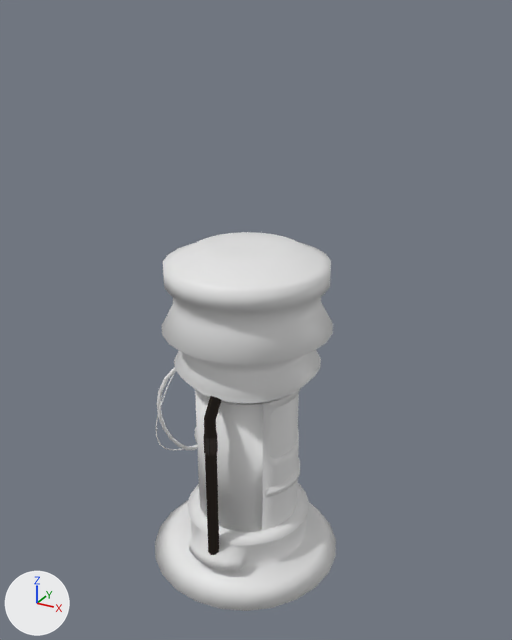
Before and after pictures for a commit that changed the Blender file EgoFractum/Assets/Models/BlendFiles/room1_props.blend.
Both versions are drawn from a 50 mm lens placed at (4.39, -7.73, 7.73), pointed at (0.08, 0.1, 3.81). Arrows for +X, +Y and +Z are at lower left; the lights stay in place. The picture after the commit comes second.

Before the edit, the objects in view are built like this:
```python
ob_body_1 = bpy.data.objects.new('BOdy', me_cylinder_002)
ob_body_1.location = (0.0, 0.0, 0.44)
ob_béziercurve = bpy.data.objects.new('BézierCurve', cu_béziercurve)
ob_béziercurve.location = (0.0, 0.0, 0.44)
ob_béziercurve_001 = bpy.data.objects.new('BézierCurve.001', cu_béziercurve_001)
ob_béziercurve_001.location = (-0.02, 0.02, 0.43)
ob_cablechambermedium1 = bpy.data.objects.new('CableChamberMedium1', cu_béziercurve_003)
ob_cablechambermedium1.parent = ob_chamber
ob_cablechambermedium1.location = (0.0, 0.0, 0.0)
ob_door = bpy.data.objects.new('Door', me_cylinder_004)
ob_door.location = (0.64, 0.0, 2.15)
ob_panel = bpy.data.objects.new('Panel', me_cylinder_005)
ob_panel.parent = ob_door
ob_panel.location = (0.0, 0.0, 0.0)
ob_pipe_thin = bpy.data.objects.new('pipe-thin', me_cylinder_033)
ob_pipe_thin.location = (0.0, 0.0, 0.436)
ob_topbase = bpy.data.objects.new('TopBase', me_cylinder_001)
ob_topbase.location = (0.0, 0.0, 0.0)
```
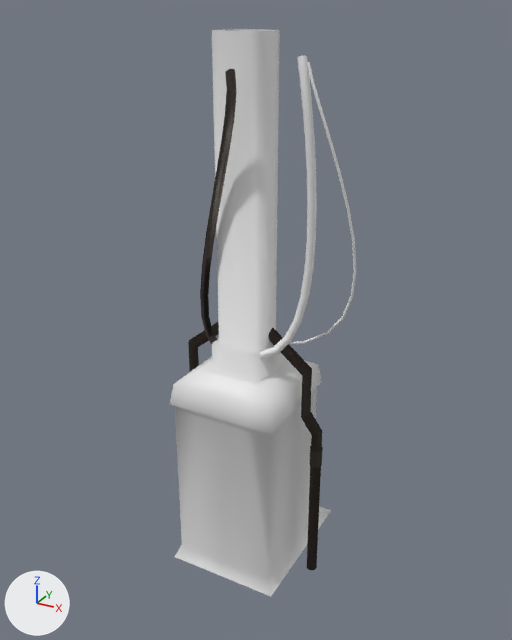
What differs and where, as boxes (x1, y1, x2, y2) in the pictures (512 x 640 px):
'ChamberSquare', added: after (170, 29, 331, 596)
'TopBase', hidden: before (155, 232, 336, 611)
'BOdy', hidden: before (195, 389, 263, 532)
'pipe-thin', reshaped, moved, turned: before (203, 396, 221, 555); after (188, 322, 323, 570)
'Door', hidden: before (262, 389, 300, 531)
'CableChamberMedium1', shown: after (259, 55, 317, 360)
'CableChamberMeidum2', shown: after (200, 69, 237, 344)
'Panel', hidden: before (270, 393, 299, 459)
'CableChamberSmall', shown: after (289, 62, 356, 345)
'BézierCurve', hidden: before (157, 367, 197, 450)
'BézierCurve.001', hidden: before (156, 372, 197, 451)

The change in detail:
me_cylinder_033 is used by ob_pipe_thin; location (0.0, 0.0, 0.436).
me_cylinder_033 had 56 vertices, 48 faces and spanned x -0.09..0.1, y 0.78..1.11, z 0.01..2.68.
me_cylinder_033 now has 72 vertices, 64 faces and spans x -0.09..0.11, y 0.04..1.18, z 0.01..3.97.
me_cylinder_033 part 1: the whole mesh is rebuilt.
Mesh me_cube_008 is new.
It has 143 vertices, 130 faces and spans x -1.67..1.67, y -1.67..2.69, z -1.5..6.0.
Object 'TopBase' (ob_topbase) is now hidden.
In object 'pipe-thin' (ob_pipe_thin), parent is now set to ob_chambersquare.
In object 'pipe-thin' (ob_pipe_thin), matrix_parent_inverse is now set to Matrix(((2.0, 0.0, 0.0, 0.0), (0.0, 2.0, 0.0, 0.0), (0.0, 0.0, 1.0, -1.5), (0.0, 0.0, 0.0, 1.0))).
Object 'pipe-thin' (ob_pipe_thin) moves from (0.0, 0.0, 0.436) to (0.0, 0.0, -0.0237).
Object 'pipe-thin' (ob_pipe_thin) turns from (0, 0, 0) to (0, 0, 90) degrees about x, y and z.
Object 'BOdy' (ob_body_1) is now hidden.
Object 'Door' (ob_door) is now hidden.
Object 'Panel' (ob_panel) is now hidden.
Object 'BézierCurve' (ob_béziercurve) is now hidden.
Object 'BézierCurve.001' (ob_béziercurve_001) is now hidden.
Object 'CableChamberMeidum2' (ob_cablechambermeidum2) is now shown.
In object 'CableChamberMeidum2' (ob_cablechambermeidum2), parent goes from ob_chamber to ob_chambersquare.
In object 'CableChamberMeidum2' (ob_cablechambermeidum2), matrix_parent_inverse is now set to Matrix(((2.0, 0.0, 0.0, 0.0), (0.0, 2.0, 0.0, 0.0), (0.0, 0.0, 1.0, -1.5), (0.0, 0.0, 0.0, 1.0))).
Object 'CableChamberMeidum2' (ob_cablechambermeidum2) moves from (0.0, 0.0, 0.0) to (0.436, -0.378, -0.574).
Object 'CableChamberMedium1' (ob_cablechambermedium1) is now shown.
In object 'CableChamberMedium1' (ob_cablechambermedium1), parent goes from ob_chamber to ob_chambersquare.
In object 'CableChamberMedium1' (ob_cablechambermedium1), matrix_parent_inverse is now set to Matrix(((2.0, 0.0, 0.0, 0.0), (0.0, 2.0, 0.0, 0.0), (0.0, 0.0, 1.0, -1.5), (0.0, 0.0, 0.0, 1.0))).
Object 'CableChamberMedium1' (ob_cablechambermedium1) moves from (0.0, 0.0, 0.0) to (-0.412, -0.281, -0.481).
Object 'CableChamberSmall' (ob_cablechambersmall) is now shown.
In object 'CableChamberSmall' (ob_cablechambersmall), parent goes from ob_chamber to ob_chambersquare.
In object 'CableChamberSmall' (ob_cablechambersmall), matrix_parent_inverse is now set to Matrix(((2.0, 0.0, 0.0, 0.0), (0.0, 2.0, 0.0, 0.0), (0.0, 0.0, 1.0, -1.5), (0.0, 0.0, 0.0, 1.0))).
Object 'CableChamberSmall' (ob_cablechambersmall) moves from (0.0, 0.0, 0.0) to (-0.402, -0.137, -0.541).
Object 'ChamberSquare' (ob_chambersquare) is new; it shows me_cube_008.
Its location is (0.0, 0.0, 1.5).
Its scale is (0.5, 0.5, 1.0).
